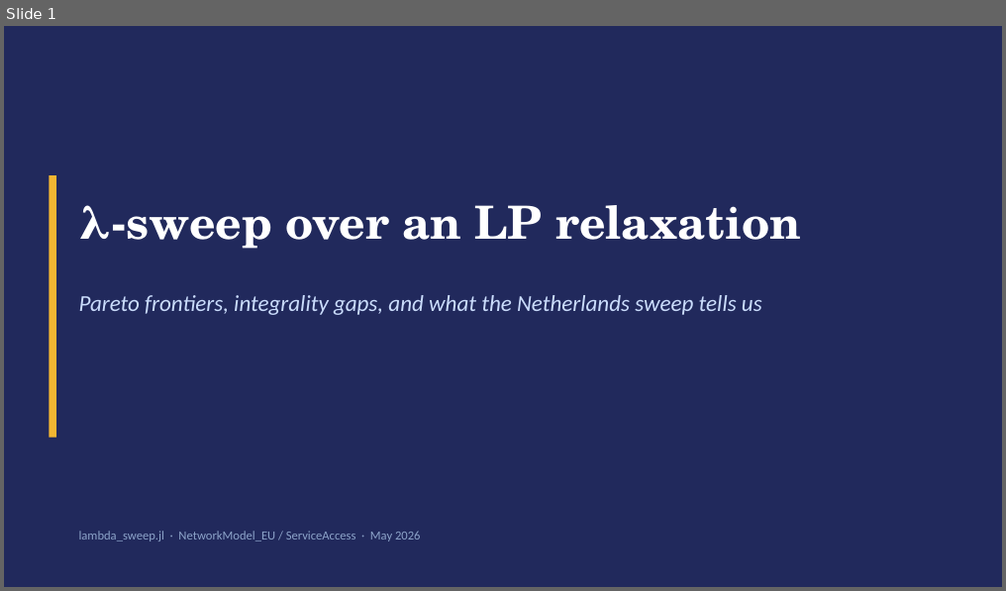
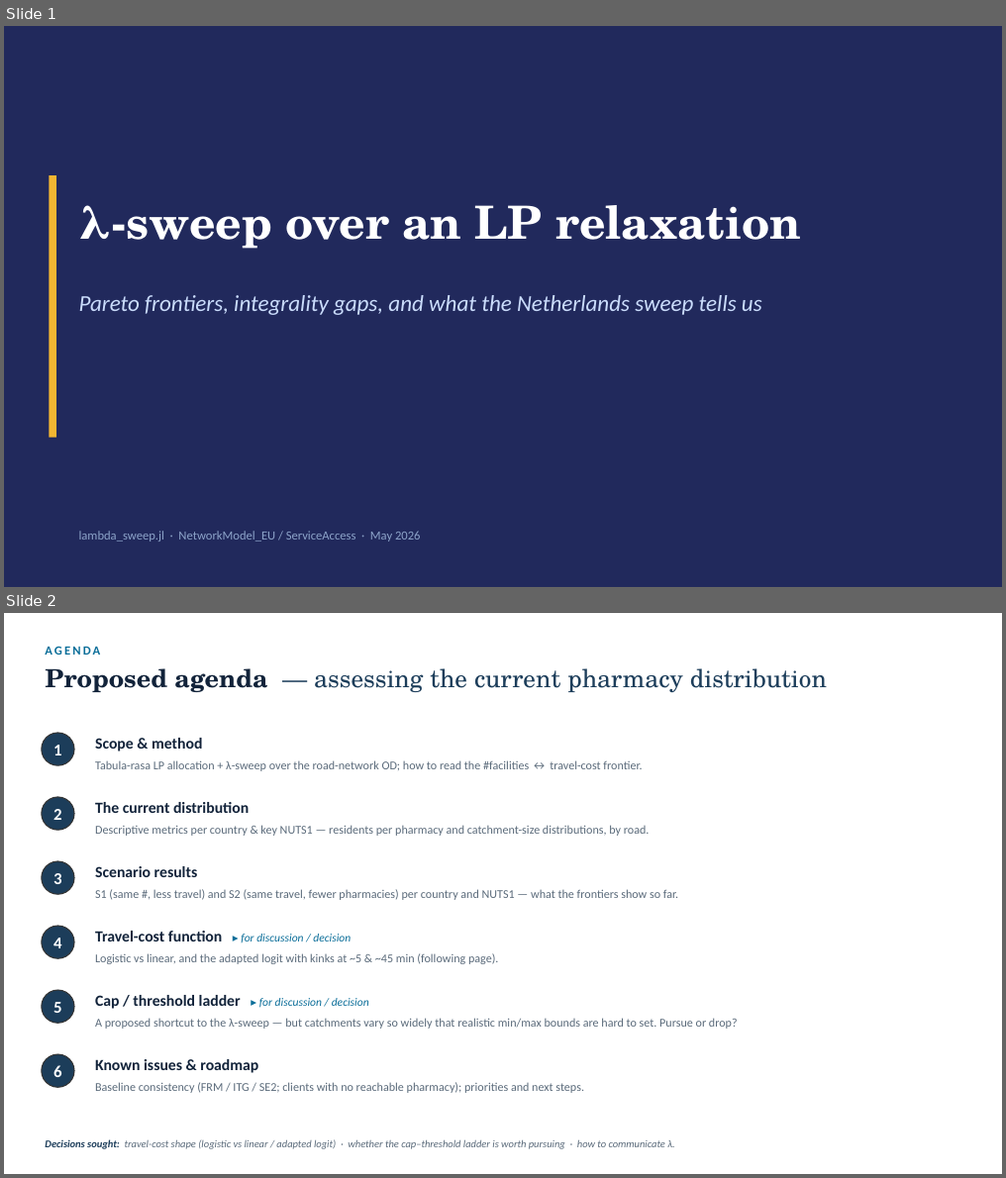
Before and after one commit to ObjectVision/NetworkModel_EU, a slide deck: doc/lambda_sweep5.pptx. Shown one above the other, each under a label of ours: slide 1 before the commit, slides 1 and 2 after it. The pictures are 1006x591 and 1006x1178 pixels, drawn with LibreOffice and Linux fonts; fonts in the diff are those of the drawing. Boxes give left, top, right and bottom in pixels: in the first picture for what was removed or moved away, otherwise in the second. Text is boxed around its words. In the diff, an @@ line names an element or a change of style, - is before the commit and + after.

```diff
--- a/doc/lambda_sweep5.pptx
+++ b/doc/lambda_sweep5.pptx
@@ slide 2 added at [4, 613, 1002, 1174], background #FFFFFF @@
@@ text added at [45, 646, 100, 655], 12 pt, text #0B6E99, bold @@
+AGENDA
@@ text added at [45, 668, 827, 692], 24 pt, text #1C3D5A @@
+Proposed agenda — assessing the current pharmacy distribution
@@ rounded rectangle added at [42, 733, 74, 765], fill #1C3D5A, outline #333333 1 pt @@
@@ text added at [54, 745, 61, 756], 16 pt, text #FFFFFF, bold @@
+1
@@ text added at [95, 738, 202, 752], 15 pt, text #12233A, bold @@
+Scope & method
@@ text added at [95, 761, 642, 771], 11.5 pt, text #5B6B7B @@
+Tabula-rasa LP allocation + λ-sweep over the road-network OD; how to read the #facilities ↔ travel-cost frontier.
@@ rounded rectangle added at [42, 797, 74, 830], fill #1C3D5A, outline #333333 1 pt @@
@@ text added at [54, 809, 61, 820], 16 pt, text #FFFFFF, bold @@
+2
@@ text added at [95, 802, 249, 813], 15 pt, text #12233A, bold @@
+The current distribution
@@ text added at [95, 825, 649, 836], 11.5 pt, text #5B6B7B @@
+Descriptive metrics per country & key NUTS1 — residents per pharmacy and catchment-size distributions, by road.
@@ rounded rectangle added at [42, 861, 74, 894], fill #1C3D5A, outline #333333 1 pt @@
@@ text added at [54, 873, 61, 884], 16 pt, text #FFFFFF, bold @@
+3
@@ text added at [95, 866, 198, 877], 15 pt, text #12233A, bold @@
+Scenario results
@@ text added at [95, 889, 678, 900], 11.5 pt, text #5B6B7B @@
+S1 (same #, less travel) and S2 (same travel, fewer pharmacies) per country and NUTS1 — what the frontiers show so far.
@@ rounded rectangle added at [42, 926, 74, 959], fill #1C3D5A, outline #333333 1 pt @@
@@ text added at [54, 938, 61, 949], 16 pt, text #FFFFFF, bold @@
+4
@@ text added at [95, 931, 350, 943], 11 pt, text #0B6E99, italic @@
+Travel-cost function ▸ for discussion / decision
@@ text added at [95, 954, 498, 964], 11.5 pt, text #5B6B7B @@
+Logistic vs linear, and the adapted logit with kinks at ~5 & ~45 min (following page).
@@ rounded rectangle added at [42, 990, 74, 1023], fill #1C3D5A, outline #333333 1 pt @@
@@ text added at [95, 995, 369, 1009], 11 pt, text #0B6E99, italic @@
+Cap / threshold ladder ▸ for discussion / decision
@@ text added at [54, 1002, 61, 1013], 16 pt, text #FFFFFF, bold @@
+5
@@ text added at [95, 1018, 738, 1029], 11.5 pt, text #5B6B7B @@
+A proposed shortcut to the λ-sweep — but catchments vary so widely that realistic min/max bounds are hard to set. Pursue or drop?
@@ rounded rectangle added at [42, 1055, 74, 1087], fill #1C3D5A, outline #333333 1 pt @@
@@ text added at [54, 1065, 61, 1077], 16 pt, text #FFFFFF, bold @@
+6
@@ text added at [95, 1059, 258, 1073], 15 pt, text #12233A, bold @@
+Known issues & roadmap
@@ text added at [95, 1082, 584, 1093], 11.5 pt, text #5B6B7B @@
+Baseline consistency (FRM / ITG / SE2; clients with no reachable pharmacy); priorities and next steps.
@@ text added at [45, 1140, 675, 1150], 10 pt, text #5B6B7B, italic @@
+Decisions sought: travel-cost shape (logistic vs linear / adapted logit) · whether the cap–threshold ladder is worth pursuing · how to communicate λ.
```
Also in this commit, not shown: 2 other files.
